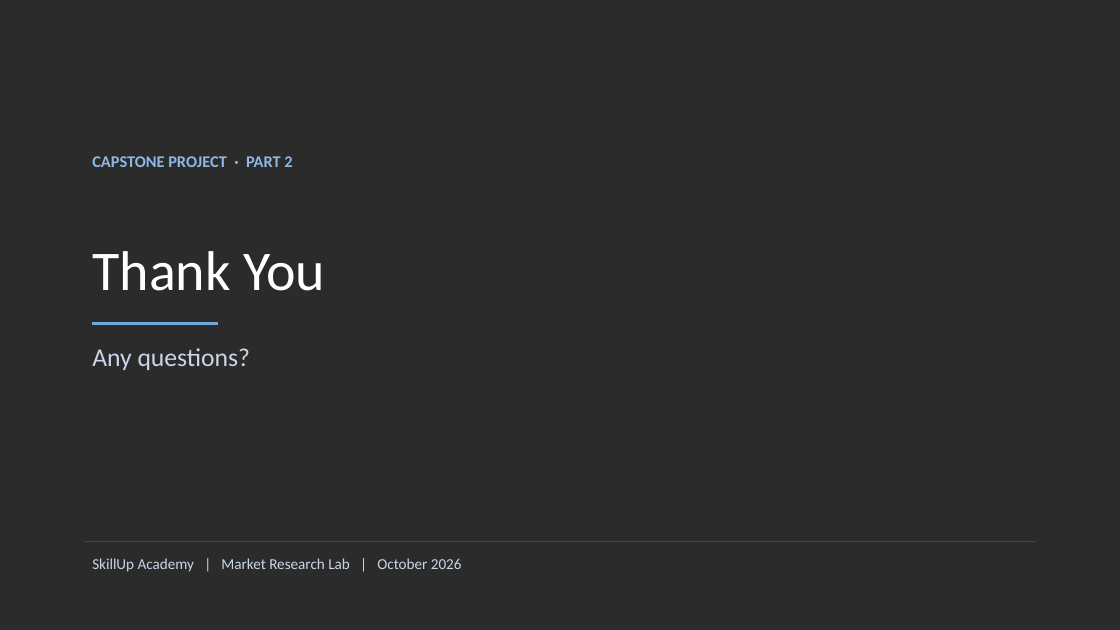
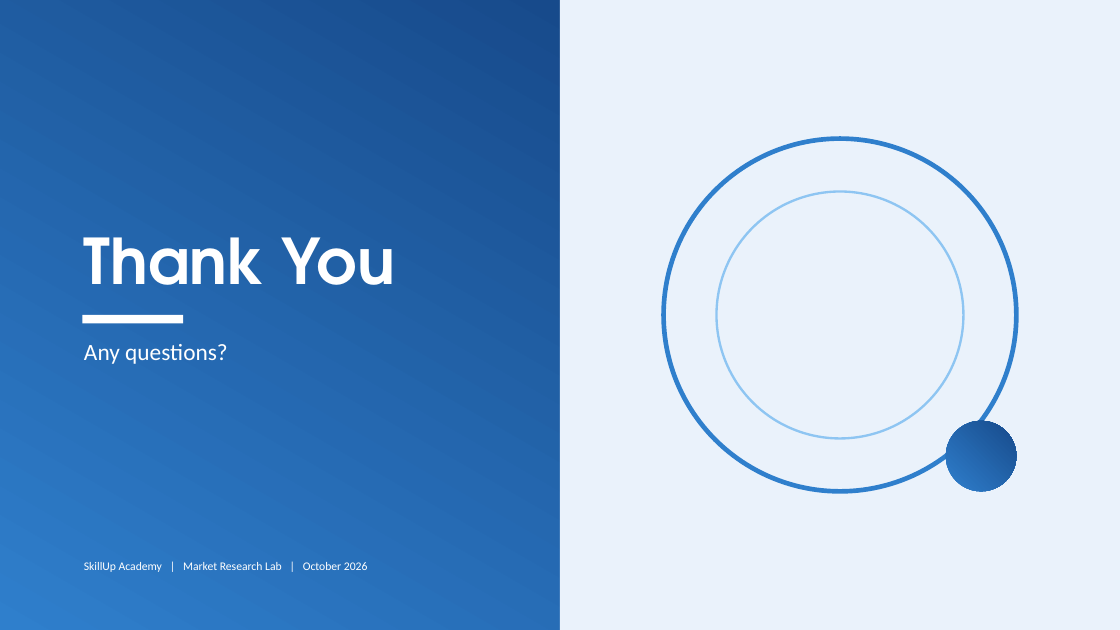
Before and after one commit to BadboyVee/BlackHoleeee, a slide deck: slide 22 of capstone/Customer_Analysis.pptx. Drawn at 1120x630 pixels with LibreOffice and Linux fonts; fonts in the diff are those of the drawing; background and template pictures are left out; a plain dark background stands for a picture behind light text. Boxes give left, top, right and bottom in pixels: in the first picture for what was removed or moved away, otherwise in the second. Text is boxed around its words. In the diff, an @@ line names an element or a change of style, - is before the commit and + after.

```diff
--- a/capstone/Customer_Analysis.pptx
+++ b/capstone/Customer_Analysis.pptx
@@ background picture (left out) to #FFFFFF @@
@@ rectangle added at (0,0,560,630), fill gradient #2F7FCC to #174A8B @@
@@ rectangle added at (560,0,1120,630), fill #EAF2FB @@
@@ ellipse added at (664,139,1017,492), outline #2F7FCC 4 pt @@
@@ text removed at (92,156,292,167) @@
-CAPSTONE PROJECT · PART 2
@@ title "Thank You": place and size @@
-title "Thank You" at (92,251,325,291)
+title "Thank You" at (84,237,395,285)
@@ title "Thank You" at (84,237,395,285): size 48 to 54 pt, font Calibri to TeX Gyre Adventor, bold on @@
@@ ellipse added at (717,192,964,439), outline #8EC5F2 2 pt @@
@@ rectangle added at (82,315,183,323), fill #FFFFFF @@
@@ line removed from (92, 323) to (218, 323) @@
@@ subtitle "Any questions?": place and size @@
-subtitle "Any questions?" at (92,348,251,370)
+subtitle "Any questions?" at (84,344,228,364)
@@ subtitle "Any questions?" at (84,344,228,364): size 22 to 20 pt, text colour #C9D6E8 to #FFFFFF @@
@@ ellipse added at (946,421,1017,492), fill gradient #2F7FCC to #174A8B @@
@@ text "SkillUp Academy | Market Research ...": place and size @@
-text "SkillUp Academy | Market Research ..." at (92,558,462,572)
+text "SkillUp Academy | Market Research ..." at (84,562,368,572)
@@ text "SkillUp Academy | Market Research ..." at (84,562,368,572): size 13 to 10 pt, text colour #C9D6E8 to #FFFFFF @@
@@ line removed from (84, 542) to (1036, 542) @@
```
Also in this commit, not shown: 21 other slides changed, 8 other files.
